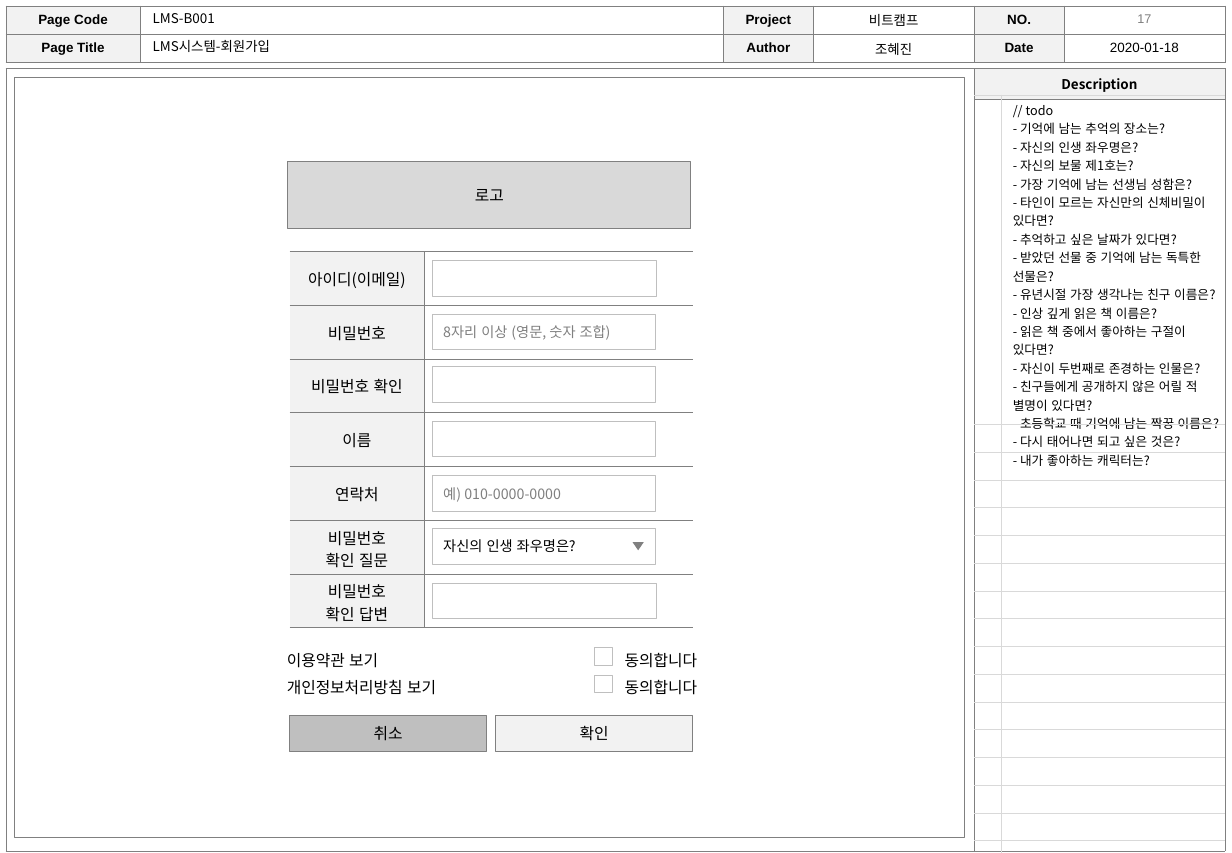
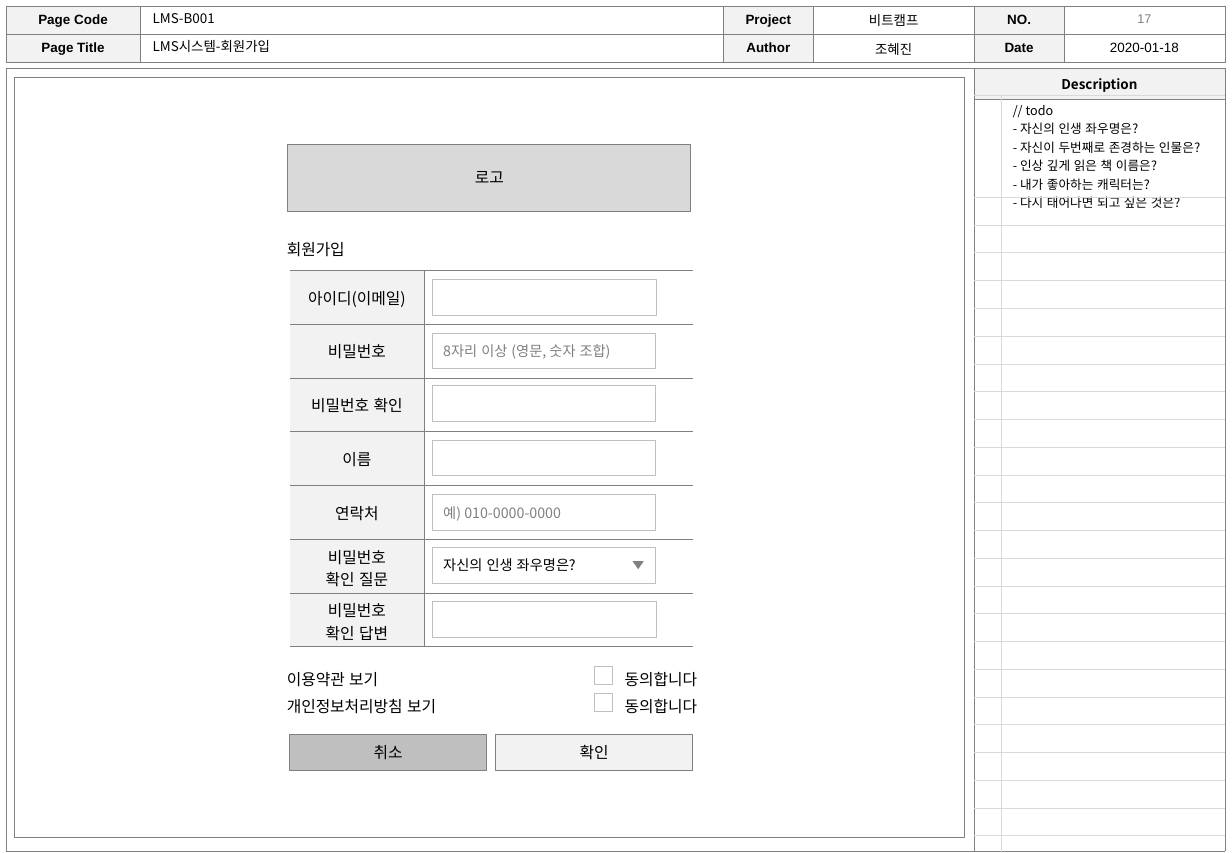
Before and after one commit to h62j8n/bitcamp_lms, a slide deck: slide 17 of storyboard.ver0.5.pptx. Drawn at 1232x853 pixels with LibreOffice and Linux fonts; fonts in the diff are those of the drawing. Boxes give left, top, right and bottom in pixels: in the first picture for what was removed or moved away, otherwise in the second. Text is boxed around its words. In the diff, an @@ line names an element or a change of style, - is before the commit and + after.

```diff
--- a/storyboard.ver0.5.pptx
+++ b/storyboard.ver0.5.pptx
@@ table at <box>975,96,1226,853</box> @@
-row 1, column 2: // todo / - 기억에 남는 추억의 장소는? / - 자신의 인생 좌우명은? / - 자신의 보물 제1호는? / - 가장 기억에 남는 선생님 성함은? / - 타인이 모르는 자신만의 신체비밀이 있다면? / - 추억하고 싶은 날짜가 있다면? / - 받았던 선물 중 기억에 남는 독특한 선물은? / - 유년시절 가장 생각나는 친구 이름은? / - 인상 깊게 읽은 책 이름은? / - 읽은 책 중에서 좋아하는 구절이 있다면? / - 자신이 두번째로 존경하는 인물은? / - 친구들에게 공개하지 않은 어릴 적 별명이 있다면? / - 초등학교 때 기억에 남는 짝꿍 이름은? / - 다시 태어나면 되고 싶은 것은? / - 내가 좋아하는 캐릭터는?
+row 1, column 2: // todo / - 자신의 인생 좌우명은? / - 자신이 두번째로 존경하는 인물은? / - 인상 깊게 읽은 책 이름은? / - 내가 좋아하는 캐릭터는? / - 다시 태어나면 되고 싶은 것은?
@@ rectangle "로고": place and size @@
-rectangle "로고" at <box>288,162,691,229</box>
+rectangle "로고" at <box>288,144,691,212</box>
@@ text added at <box>287,242,345,257</box>, 10 pt, text #000000 @@
+회원가입
@@ 11 rectangles, 4 texts, 1 table, 1 triangle: place and size @@
-11 rectangles, 4 texts, 1 table, 1 triangle at <box>287,251,697,751</box>
+11 rectangles, 4 texts, 1 table, 1 triangle at <box>287,271,697,770</box>
```
Also in this commit, not shown: 11 other slides changed, 10 slides added, 1 slide removed.
